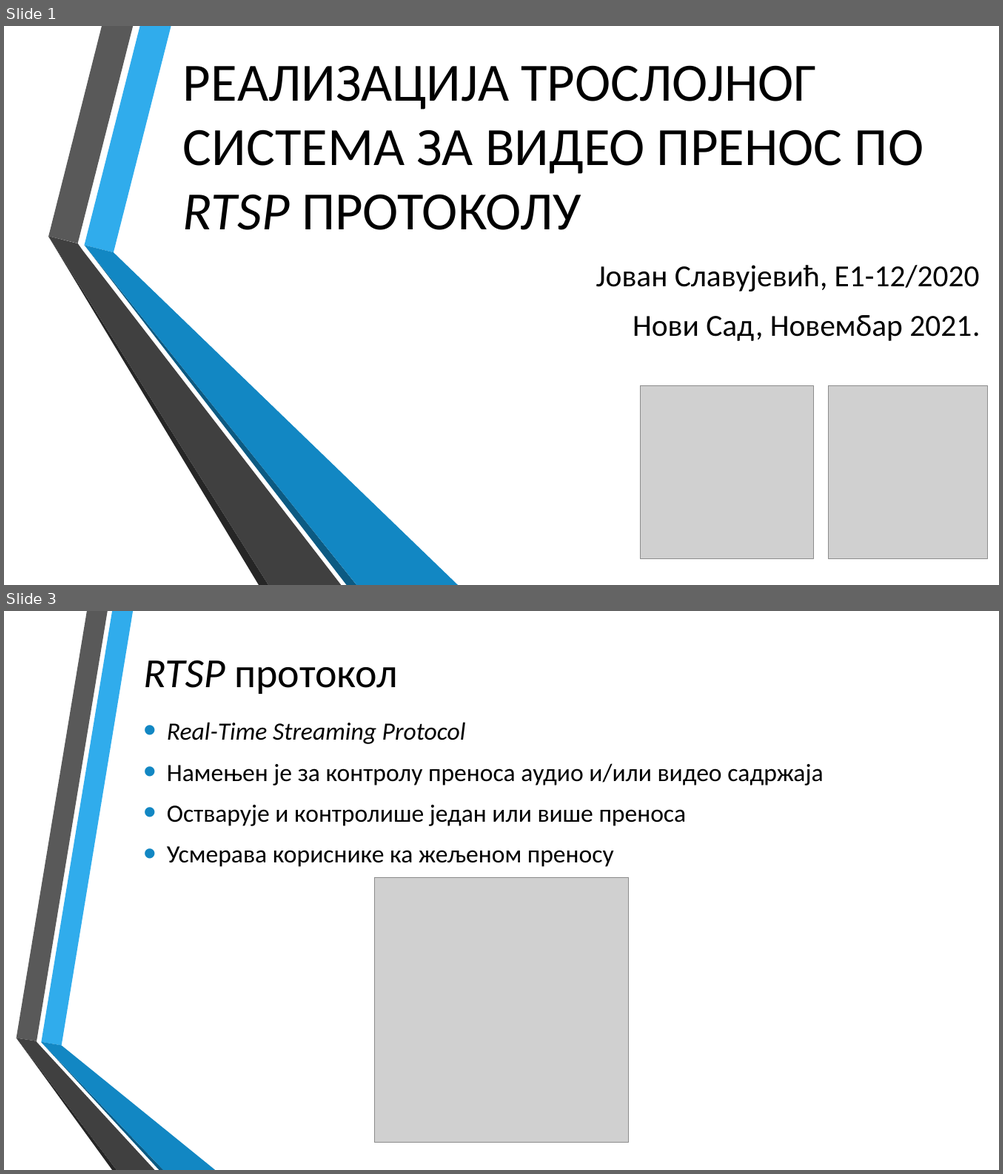
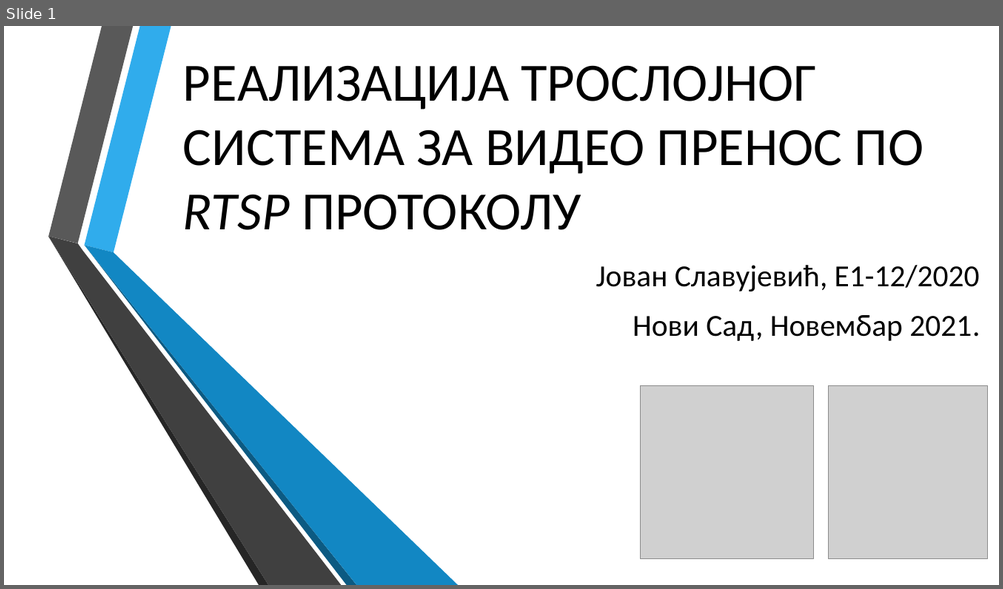
Before and after one commit to jovanSlavujevic96/MSc_RtspStreaming_Cpp, a slide deck: doc/prezentacija_master_e1-12_2020.pptx. Shown one above the other, each under a label of ours: slides 1 and 3 before the commit, slide 1 after it; the slides between them are not shown. The pictures are 1003x1174 and 1003x589 pixels, drawn with LibreOffice and Linux fonts; fonts in the diff are those of the drawing; grey boxes stand for pictures; background and template pictures are left out. Boxes give left, top, right and bottom in pixels: in the first picture for what was removed or moved away, otherwise in the second. Text is boxed around its words. In the diff, an @@ line names an element or a change of style, - is before the commit and + after.

```diff
--- a/doc/prezentacija_master_e1-12_2020.pptx
+++ b/doc/prezentacija_master_e1-12_2020.pptx
@@ slide 3 removed at (4, 611, 999, 1170), background picture (left out) @@
@@ title removed at (143, 660, 398, 694) @@
-RTSP протокол
@@ text removed at (167, 722, 822, 867) @@
-• Real-Time Streaming Protocol
-• Намењен је за контролу преноса аудио и/или видео садржаја
-• Остварује и контролише један или више преноса
-• Усмерава кориснике ка жељеном преносу
@@ picture removed at (374, 878, 629, 1143) @@
@@ group removed at (16, 611, 215, 1170): 6 freeform shapes @@
```
Also in this commit, not shown: 5 slides changed, 1 slide added, 1 other slide removed, 1 other file.
